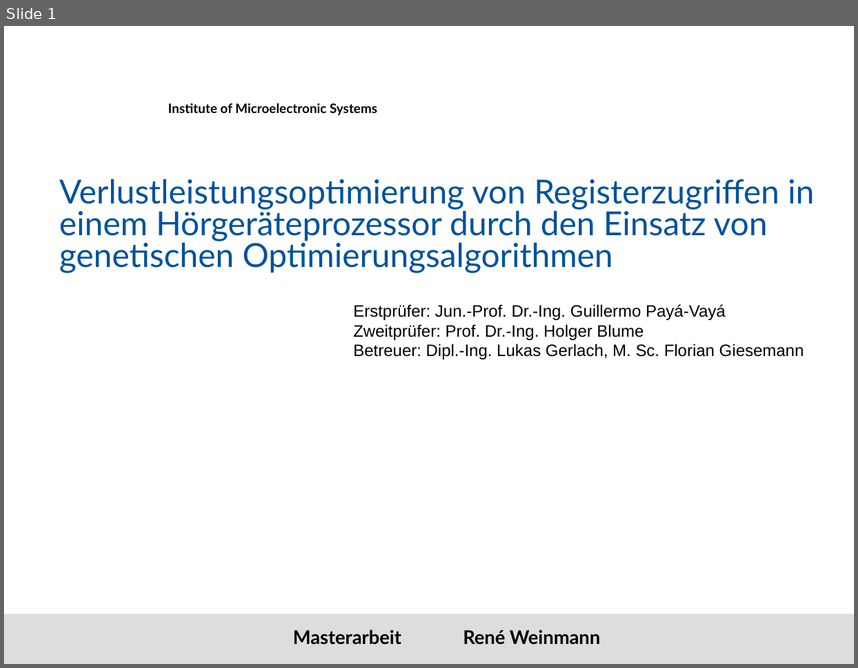
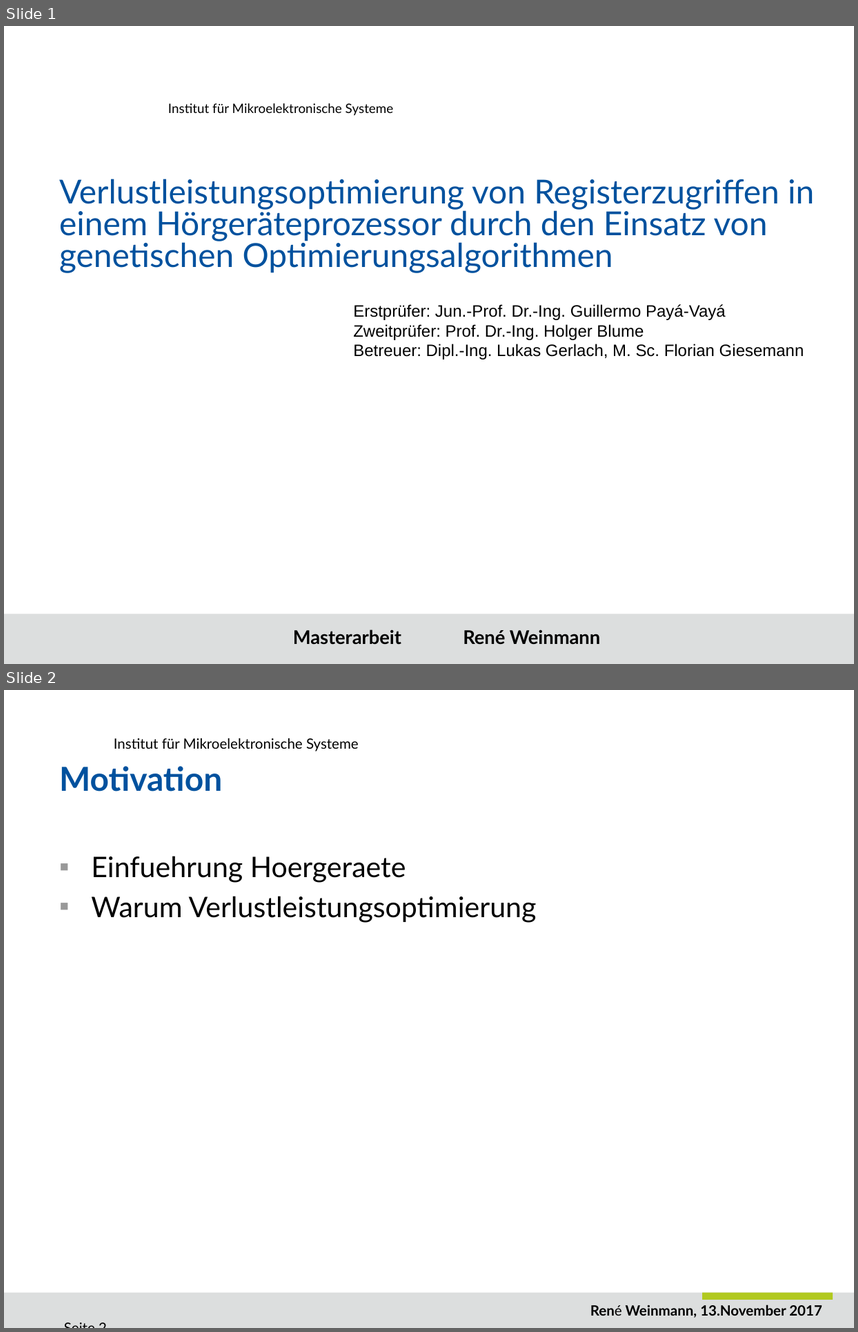
Before and after one commit to ReneWeinmann/Masterarbeit, a slide deck: Presentation_Rene_Weinmann.pptx. Shown one above the other, each under a label of ours: slide 1 before the commit, slides 1 and 2 after it. The pictures are 858x668 and 858x1332 pixels, drawn with LibreOffice and Linux fonts; fonts in the diff are those of the drawing; background and template pictures are left out. Boxes give left, top, right and bottom in pixels: in the first picture for what was removed or moved away, otherwise in the second. Text is boxed around its words. In the diff, an @@ line names an element or a change of style, - is before the commit and + after.

```diff
--- a/Presentation_Rene_Weinmann.pptx
+++ b/Presentation_Rene_Weinmann.pptx
@@ slide 2 added at [4,690,854,1328], background #FFFFFF @@
@@ text added at [114,738,359,751], 12 pt, text #000000 @@
+Institut für Mikroelektronische Systeme
@@ title added at [59,766,222,791], 28 pt, text #00519E, bold @@
+Motivation
@@ text added at [91,856,537,923], 24 pt, text #000000 @@
+▪ Einfuehrung Hoergeraete
+▪ Warum Verlustleistungsoptimierung
@@ rectangle added at [4,1292,854,1328], fill #DCDEDE @@
@@ text added at [590,1304,822,1317], 12 pt, text #000000, bold @@
+René Weinmann, 13.November 2017 Seite 2
@@ rectangle added at [703,1292,833,1299], fill #B1C91F @@
@@ slide 1 changed as well @@
@@ text at [168,103,394,116]: text changed; bold off @@
-Institute of Microelectronic Systems
+Institut für Mikroelektronische Systeme
```
Also in this commit, not shown: 5 other slides changed, 13 other slides added, 12 slides removed, 11 other files.
